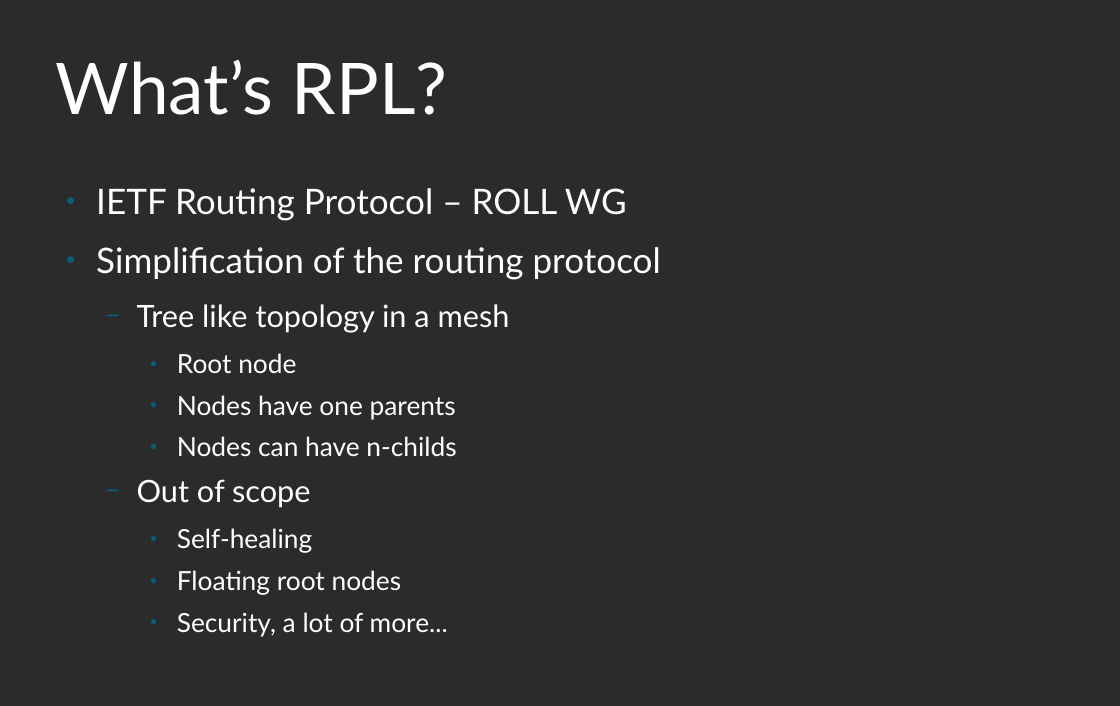
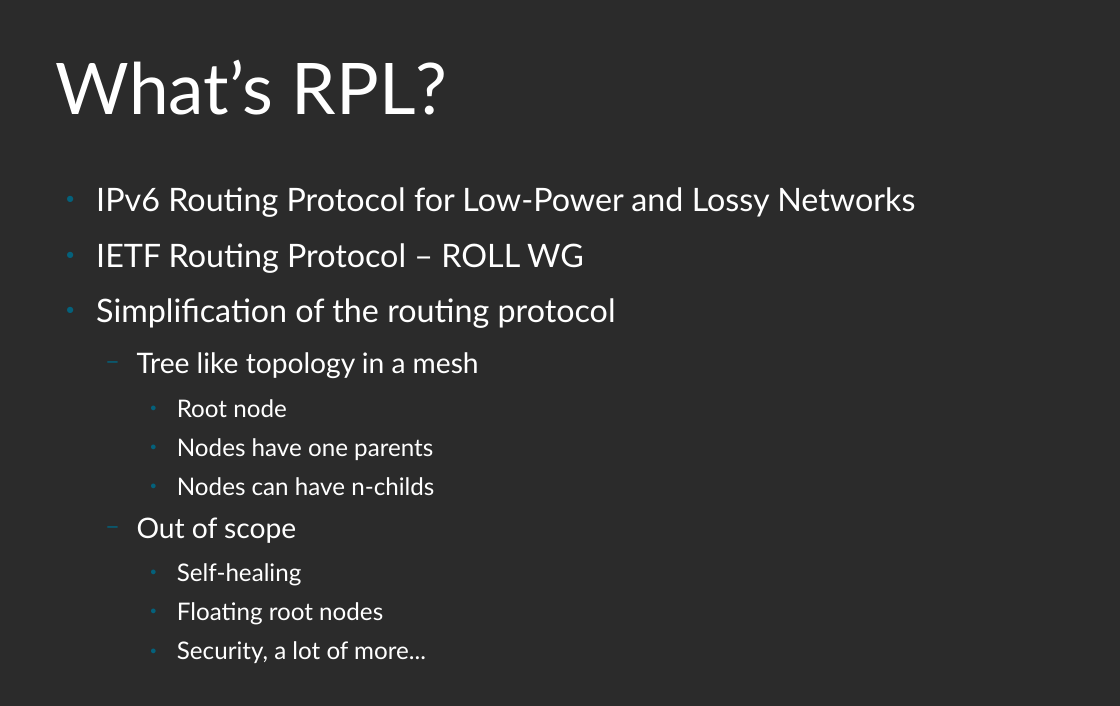
Before and after one commit to linux-wpan/wpan-misc, a slide deck: slide 2 of conferences/netdev_0x14/slides/slides.odp. Drawn at 1120x706 pixels with LibreOffice and Linux fonts; fonts in the diff are those of the drawing; background and template pictures are left out; a plain dark background stands for a picture behind light text. Boxes give left, top, right and bottom in pixels: in the first picture for what was removed or moved away, otherwise in the second. Text is boxed around its words. In the diff, an @@ line names an element or a change of style, - is before the commit and + after.

```diff
--- a/conferences/netdev_0x14/slides/slides.odp
+++ b/conferences/netdev_0x14/slides/slides.odp
@@ text at <box>96,187,915,217</box>: paragraph added @@
+● IPv6 Routing Protocol for Low-Power and Lossy Networks
@@ text at <box>96,243,616,663</box>: size 29.6 to 27.2 pt in "IETF Routing Protocol – ROLL WG", "Simplification of the routing protocol"; size 25.9 to 23.8 pt in "Tree like topology in a mesh", "Out of scope"; size 22.2 to 20.4 pt in "Root node", "Nodes have one parents", "Nodes can have n-childs", "Self-healing" and 2 more places @@
```
Also in this commit, not shown: 6 other slides changed.
